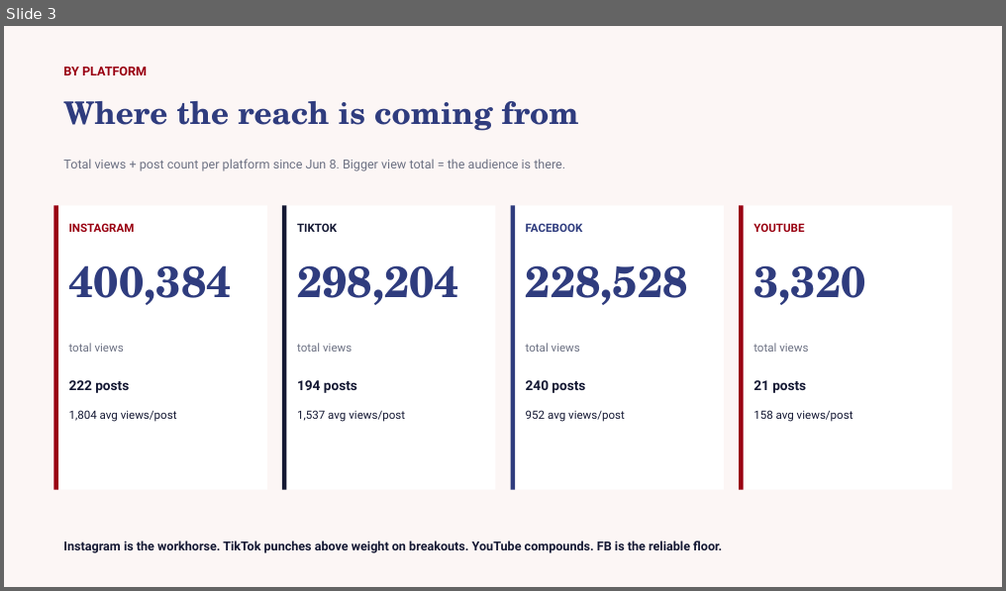
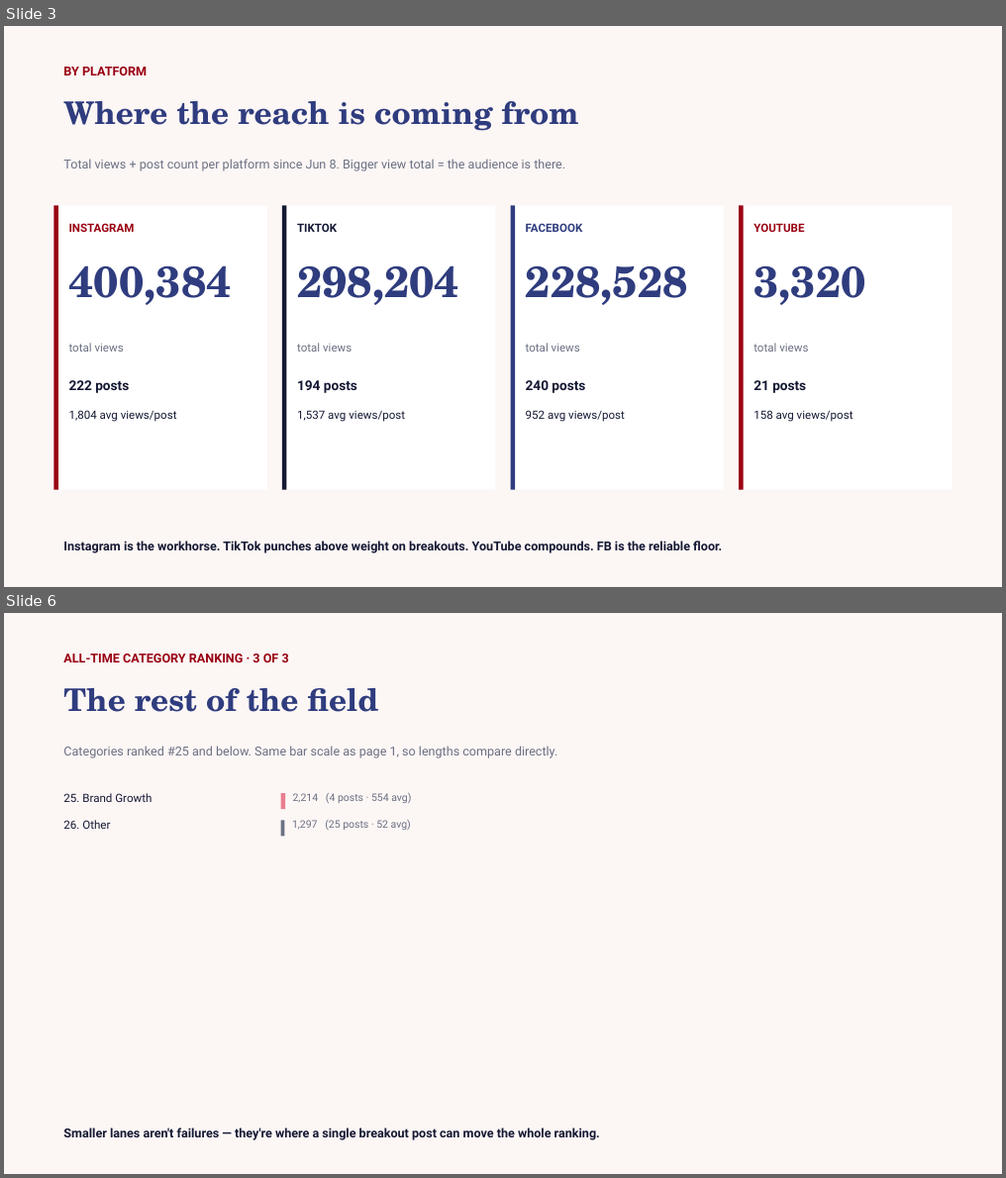
Before and after one commit to zvmmer/talking-downey-kpis, a slide deck: OVERALL_REPORT.pptx. Shown one above the other, each under a label of ours: slide 3 before the commit, slides 3 and 6 after it; the slides between them are not shown. The pictures are 1006x591 and 1006x1178 pixels, drawn with LibreOffice and Linux fonts; fonts in the diff are those of the drawing. Boxes give left, top, right and bottom in pixels: in the first picture for what was removed or moved away, otherwise in the second. Text is boxed around its words. In the diff, an @@ line names an element or a change of style, - is before the commit and + after.

Commit message:
Recategorize Other (32% -> 0.1% of views); add categories + split overall ranking across 2 pages

```diff
--- a/OVERALL_REPORT.pptx
+++ b/OVERALL_REPORT.pptx
@@ slide 6 added at (4,613,1002,1174), background #FFFFFF @@
@@ rectangle added at (4,613,1002,1174), fill #FCF6F5 @@
@@ text added at (63,654,289,663), 12 pt, text #990011, bold @@
+ALL-TIME CATEGORY RANKING · 3 OF 3
@@ text added at (63,688,379,712), 30 pt, text #2F3C7E, bold @@
+The rest of the field
@@ text added at (63,746,557,759), 12 pt, text #6B7082 @@
+Categories ranked #25 and below. Same bar scale as page 1, so lengths compare directly.
@@ text added at (63,793,152,802), 11 pt, text #141833 @@
+25. Brand Growth
@@ text added at (63,820,110,829), 11 pt, text #141833 @@
+26. Other
@@ rectangle added at (281,793,285,809), fill #E87E8F @@
@@ rectangle added at (281,820,285,836), fill #6B7082 @@
@@ text added at (292,820,411,830), 10 pt, text #6B7082 @@
+1,297 (25 posts · 52 avg)
@@ text added at (293,793,411,803), 10 pt, text #6B7082 @@
+2,214 (4 posts · 554 avg)
@@ text added at (63,1128,600,1141), 12 pt, text #141833, bold @@
+Smaller lanes aren't failures — they're where a single breakout post can move the whole ranking.
```
Also in this commit, not shown: 2 slides changed, 1 other slide added, 5 other files.
